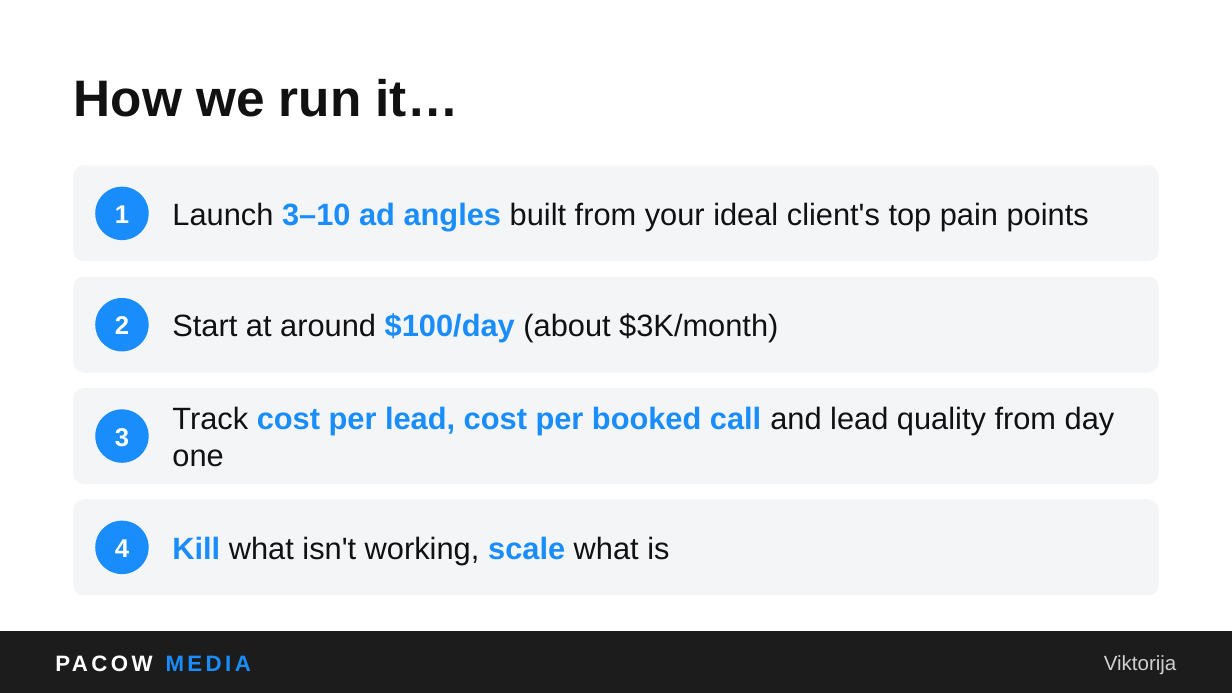
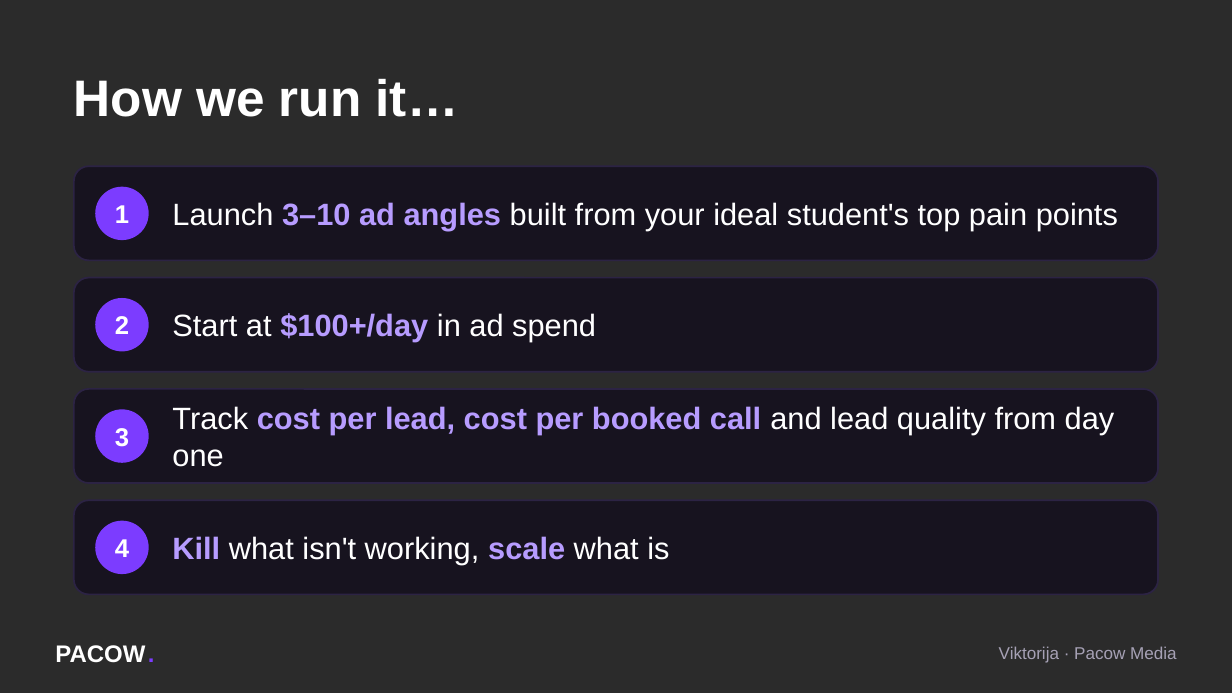
Before and after one commit to ema-del/business, a slide deck: slide 38 of webinar/Pacow_Media_Webinar.pptx (slide 43 before the commit). Drawn at 1232x693 pixels with LibreOffice and Linux fonts; fonts in the diff are those of the drawing; background and template pictures are left out; a plain dark background stands for a picture behind light text. Boxes give left, top, right and bottom in pixels: in the first picture for what was removed or moved away, otherwise in the second. Text is boxed around its words. In the diff, an @@ line names an element or a change of style, - is before the commit and + after.

```diff
--- a/webinar/Pacow_Media_Webinar.pptx
+++ b/webinar/Pacow_Media_Webinar.pptx
@@ background #FFFFFF to picture (left out) @@
@@ text "How we run it…" at [74, 79, 459, 117]: text colour #111111 to #FFFFFF @@
@@ text at [172, 202, 1118, 231]: text changed; text colour #111111 to #FFFFFF @@
-Launch 3–10 ad angles built from your ideal client's top pain points
+Launch 3–10 ad angles built from your ideal student's top pain points
@@ text at [172, 313, 596, 342]: text changed; text colour #111111 to #FFFFFF @@
-Start at around $100/day (about $3K/month)
+Start at $100+/day in ad spend
@@ text "Track cost per lead, cost ..." at [172, 406, 1115, 467]: text colour #111111 to #FFFFFF in "Track and lead quality from day one"; text colour #188DFB to #B79CFF in "cost per lead, cost per booked call" @@
@@ fill #F4F5F7 to #17131F; outline #F4F5F7 1 pt to #2C2344 1 pt; proportions changed in 4 elements at [74, 166, 1158, 260], [74, 277, 1158, 371], [74, 389, 1158, 483], [74, 500, 1158, 594] @@
@@ text "Kill what isn't working, scale ..." at [172, 536, 669, 565]: text colour #188DFB to #B79CFF in "Kill scale"; text colour #111111 to #FFFFFF in "what isn't working, what is" @@
@@ fill #188DFB to #7C3CFF; outline #188DFB 1 pt to #7C3CFF 1 pt in 4 elements at [96, 187, 148, 239], [96, 299, 148, 351], [96, 410, 148, 462], [96, 521, 148, 573] @@
@@ rectangle removed at [0, 631, 1232, 692] @@
@@ text removed at [55, 631, 425, 692] @@
-PACOW MEDIA
@@ text added at [55, 645, 154, 663], 14 pt, text #FFFFFF, bold @@
+PACOW
@@ text added at [148, 631, 172, 674], 14 pt, text #7C3CFF, bold @@
+.
@@ text added at [999, 646, 1177, 663], 10 pt, text #A6A1B5 @@
+Viktorija · Pacow Media
@@ text removed at [1104, 655, 1177, 675] @@
-Viktorija
```
Also in this commit, not shown: 44 other slides changed, 15 slides added, 20 slides removed, 1 other file.
